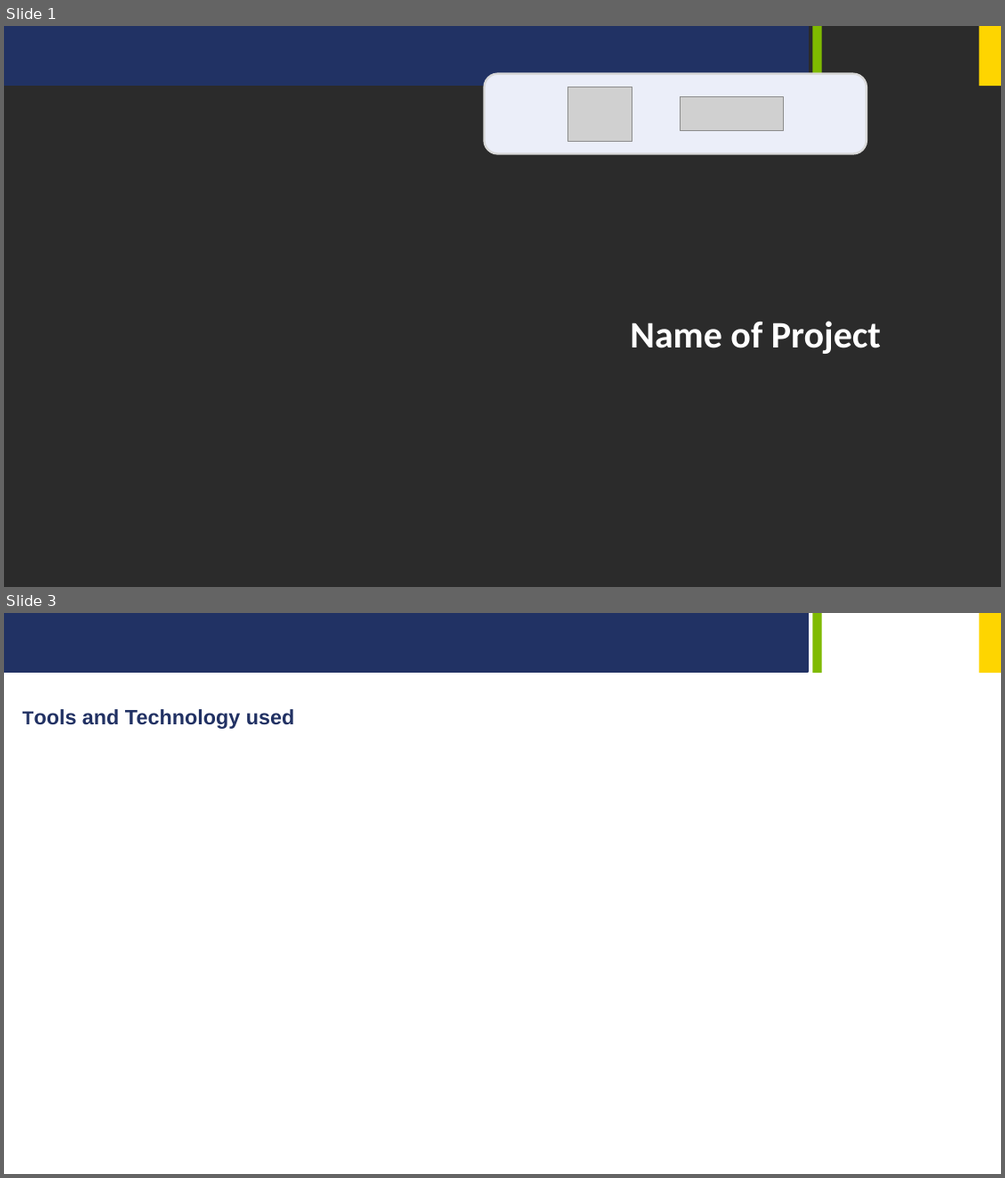
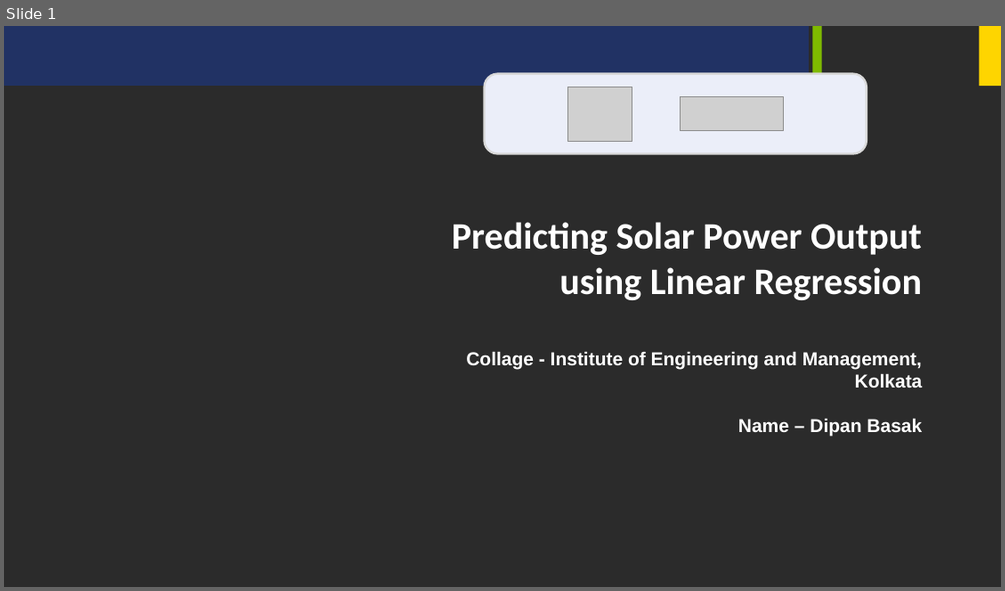
Before and after one commit to Dipan46/Predicting-Solar-Power-Output-using-Linear-Regression, a slide deck: ppt/Project_PPT.pptx. Shown one above the other, each under a label of ours: slides 1 and 3 before the commit, slide 1 after it; the slides between them are not shown. The pictures are 1005x1178 and 1005x591 pixels, drawn with LibreOffice and Linux fonts; fonts in the diff are those of the drawing; grey boxes stand for pictures; background and template pictures are left out; a plain dark background stands for a picture behind light text. Boxes give left, top, right and bottom in pixels: in the first picture for what was removed or moved away, otherwise in the second. Text is boxed around its words. In the diff, an @@ line names an element or a change of style, - is before the commit and + after.

```diff
--- a/ppt/Project_PPT.pptx
+++ b/ppt/Project_PPT.pptx
@@ slide 3 removed at <box>4,613,1001,1174</box>, background #FFFFFF; not listed: 3 template elements that a slide beside it also shows @@
@@ text removed at <box>82,709,294,729</box> @@
-Tools and Technology used
@@ slide 1 changed as well @@
@@ text at <box>452,222,922,436</box>: text changed; size 36 to 18 pt; font Calibri to Arial @@
-Name of Project
+Predicting Solar Power Output using Linear Regression
+Collage - Institute of Engineering and Management, Kolkata
+Name – Dipan Basak
```
Also in this commit, not shown: 2 other slides changed, 5 slides added, 4 other slides removed.
